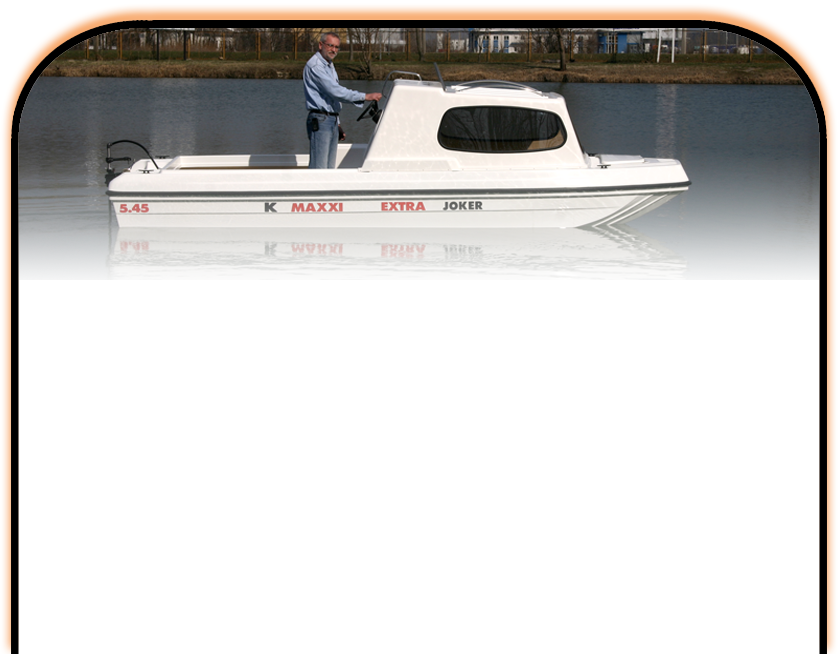
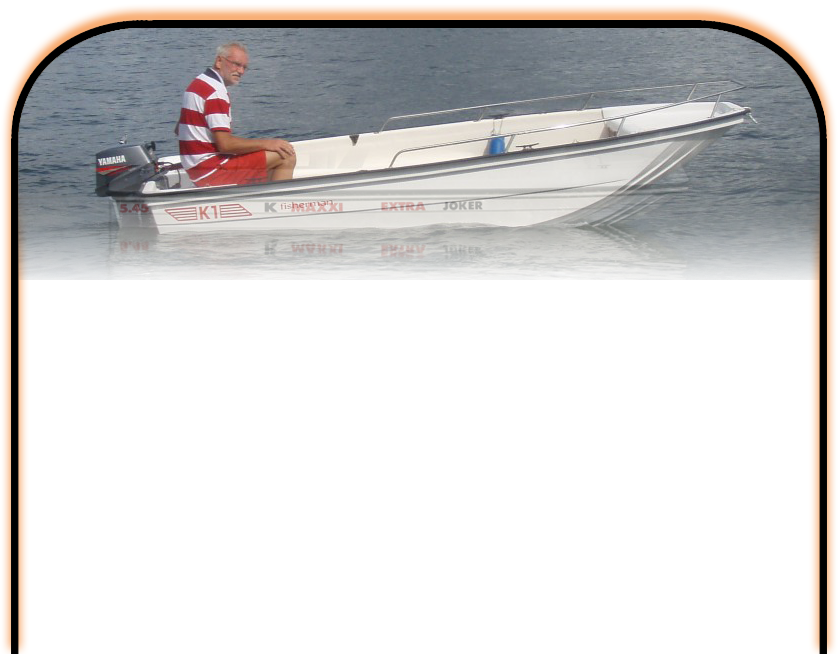
Before/after of a 838 x 654 layered artwork. What changed in the layer stack:
added layer "Layer 3 copy" in group "képek" over (18, 28, 820, 280)
hid "fénykép fehér szegély eltávolítás" over (17, 28, 821, 654)
hid "ív fehér belső" over (18, 28, 820, 654)
